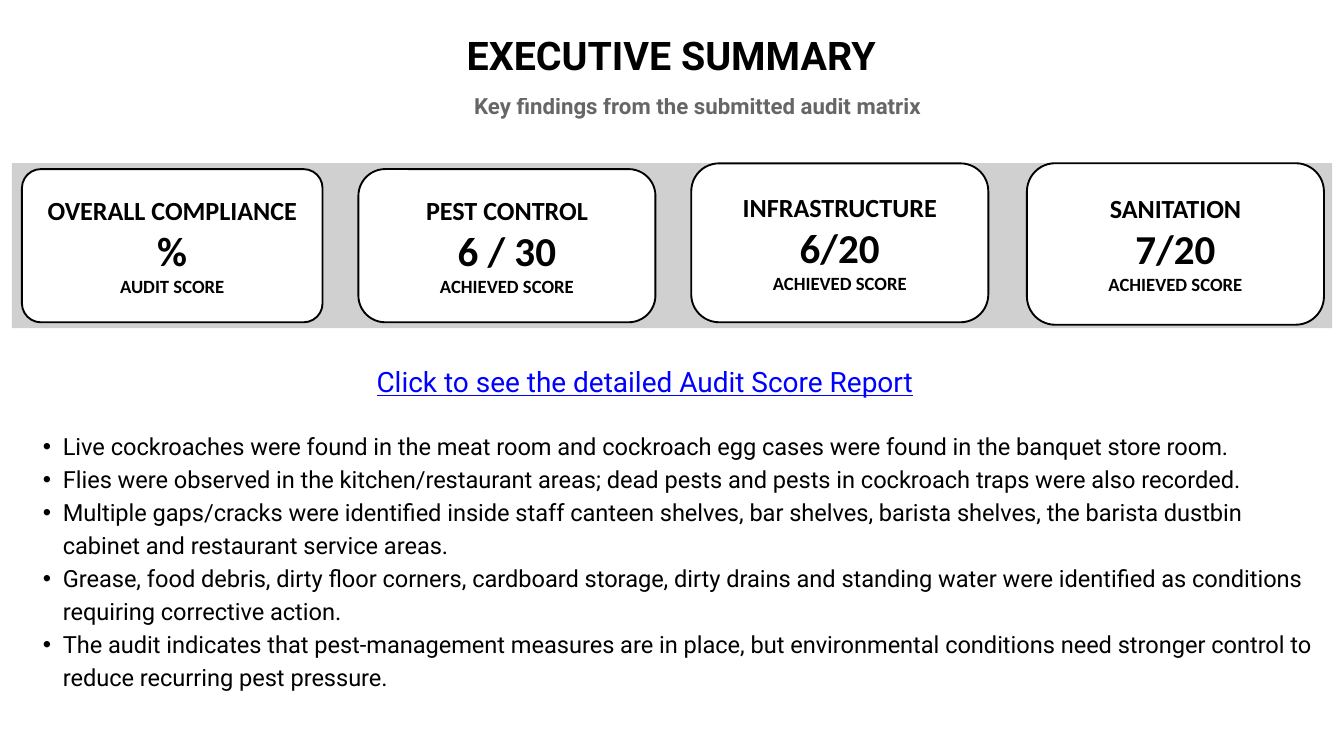
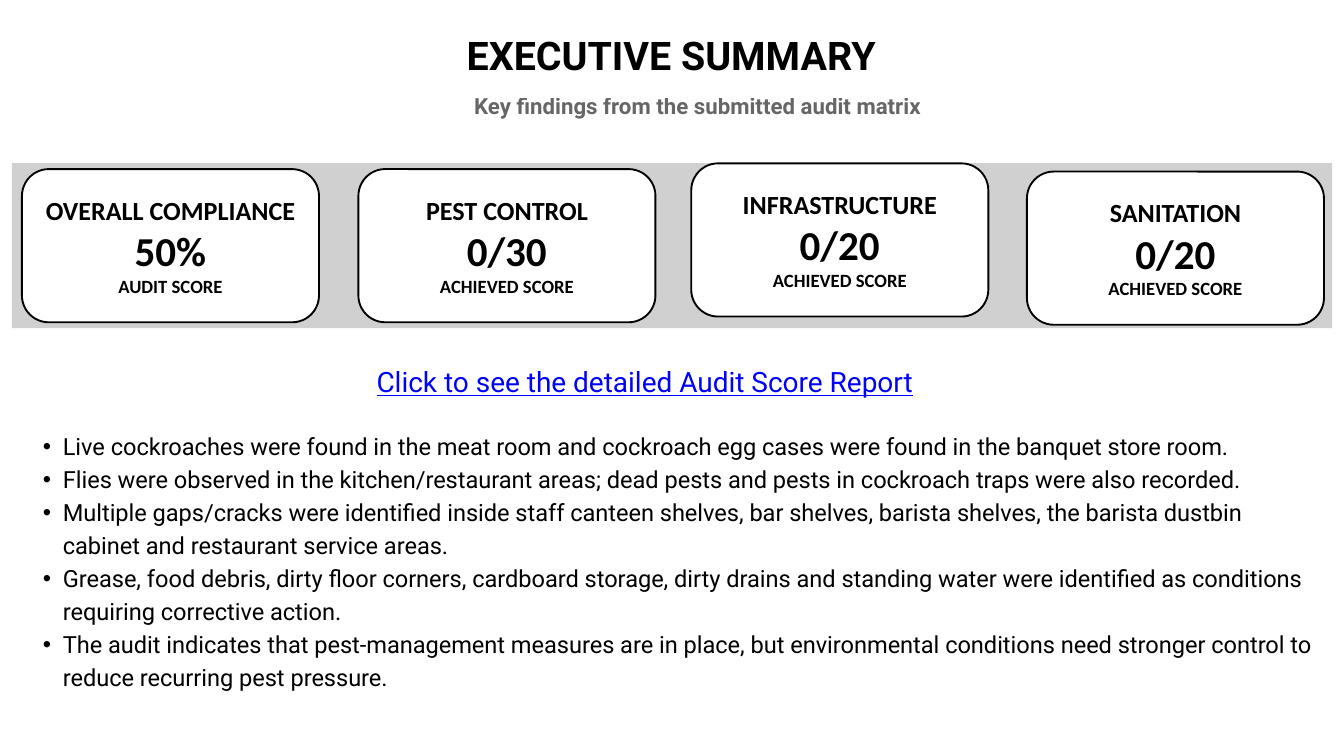
Before and after one commit to epcorn/Pestxz, a slide deck: slide 2 of tmp/auditor_report/Audit_M_s__St_Telemedia_Global_Data_Centres.pptx. Drawn at 1344x756 pixels with LibreOffice and Linux fonts; fonts in the diff are those of the drawing; grey boxes stand for pictures. Boxes give left, top, right and bottom in pixels: in the first picture for what was removed or moved away, otherwise in the second. Text is boxed around its words. In the diff, an @@ line names an element or a change of style, - is before the commit and + after.

Commit message:
fixed some audit form issues

```diff
--- a/tmp/auditor_report/Audit_M_s__St_Telemedia_Global_Data_Centres.pptx
+++ b/tmp/auditor_report/Audit_M_s__St_Telemedia_Global_Data_Centres.pptx
@@ rounded rectangle "OVERALL COMPLIANCE": place and size @@
-rounded rectangle "OVERALL COMPLIANCE" at [22, 169, 323, 323]
+rounded rectangle "OVERALL COMPLIANCE" at [22, 169, 319, 323]
@@ rounded rectangle "OVERALL COMPLIANCE" at [22, 169, 319, 323]: proportions changed @@
@@ rounded rectangle "INFRASTRUCTURE": place and size @@
-rounded rectangle "INFRASTRUCTURE" at [691, 163, 989, 322]
+rounded rectangle "INFRASTRUCTURE" at [691, 163, 989, 317]
@@ rounded rectangle "SANITATION": place and size @@
-rounded rectangle "SANITATION" at [1027, 163, 1324, 325]
+rounded rectangle "SANITATION" at [1027, 171, 1324, 325]
@@ text in rounded rectangle at [135, 237, 206, 267]: text changed @@
-%
+50%
@@ text in rounded rectangle at [467, 237, 547, 268]: text changed @@
-6 / 30
+0/30
@@ text in rounded rectangle at [800, 231, 880, 262]: text changed @@
-6/20
+0/20
@@ text in rounded rectangle at [1135, 240, 1215, 271]: text changed @@
-7/20
+0/20
```
Also in this commit, not shown: 2 other slides changed, 9 other files.
